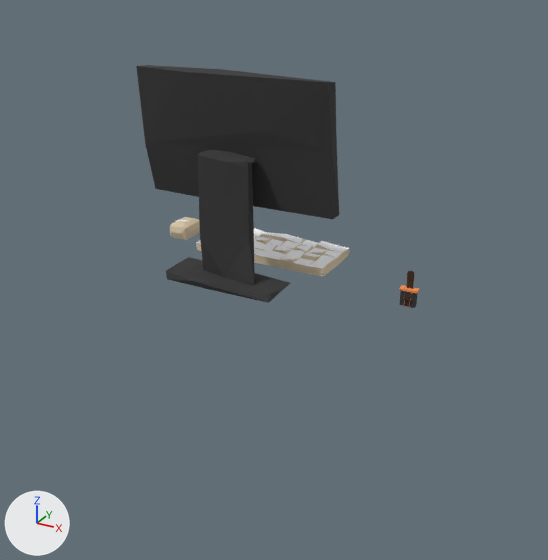
The FBX model Assets/Artwork/Environment/Desk/desk_setup.fbx: old version first, new version second.
One viewpoint serves both versions: a 50 mm lens placed at (1.49, -3.29, 2.09), pointed at (-0.09, -0.42, 0.65). Lighting does not change. The marker at lower left points along +X, +Y and +Z. Where no turn or scale is listed for an object, it has been applied to the vertices.

Objects in the first picture: 'chair', 'desk', 'keyboard', 'monitor'.
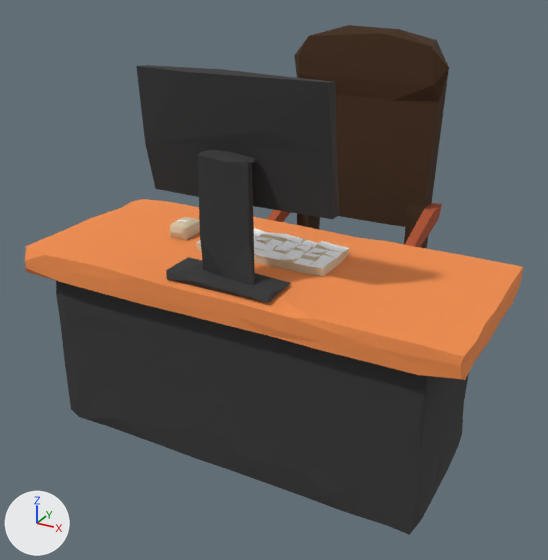
The change, as a list of edits to the scene's bpy script:
```text
Change ob_chair:
    ob_chair.location: (0.294, 0.445, 0.243) -> (0.0, 0.262, 0.0)
    ob_chair.scale: (0.0506, 0.122, 0.0506) -> (1.0, 1.0, 1.0)
Change ob_desk:
    ob_desk.location: (0.294, 0.445, 0.243) -> (0.0, -0.728, 0.0)
    ob_desk.scale: (0.0506, 0.122, 0.0506) -> (1.0, 1.0, 1.0)
```

Location of each change, [x1, y1, x2, y2] in pixels of the pictures (548 x 560 px):
'desk', moved, rescaled (2276% wider, 1304% taller): before [399, 285, 419, 308]; after [25, 199, 523, 535]
'chair', moved, rescaled: before [403, 271, 414, 308]; after [267, 25, 449, 249]
